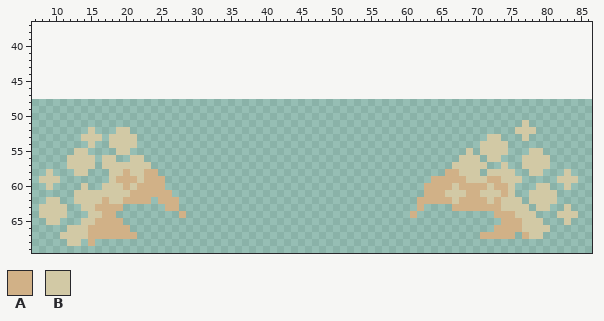
Sprite sheet -- Assets/enemies/Olmec/enemies_olmechead_attack_1_effect3.png. Above, as it was before the edit.
The file is 92x22 pixels. Shown: x 7..86, y 37..69. The old version is drawn lined up with the new one, on the new canvas.
Palette (. is transparent): A #d1b187  B #d2c9a5
Pixels before (only the part around the change), first column x 18:
37 .................................................
38 .................................................
39 .................................................
40 .................................................
41 .................................................
42 .................................................
43 .................................................
44 .................................................
45 .................................................
46 .................................................
47 .................................................
48 .................................................
49 .................................................
50 .................................................
51 .................................................
52 .BB..............................................
53 BBBB.............................................
54 BBBB.............................................
55 .BB..............................................
56 B..BB............................................
57 BBBBBB...........................................
58 BBABBAA.........................................A
59 BAAABAAA......................................AAA
60 BBABAAAA.....................................AAAA
61 BBBAAAAAA....................................AAAB
62 BBAAAA.AAA..................................AAAAA
63 AA......AA..................................A....
64 A.........A................................A.....
65 AA...............................................
66 AAA..............................................
67 AAAA.............................................
68 .................................................
69 .................................................
After:
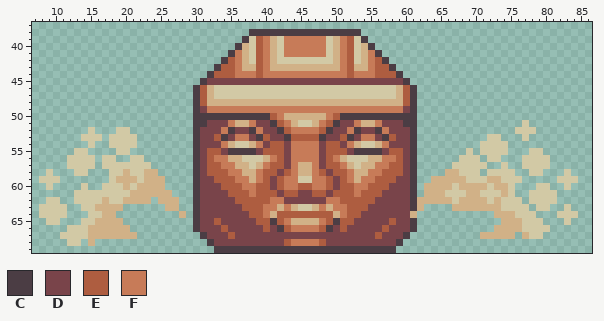
Colours new in this view: C #4b3d44  D #79444a  E #ae5d40  F #c77b58
Diff:
canvas 92x22 -> 93x70, the old top-left corner now at 0,48
Changed rows in their new state; - is an unchanged pixel.
first column x 30:
38 --------CCCCCCCCCCCCCCCC--------
39 -------CBEFABFFFFFFBAFEBC-------
40 ------CABEFABFFFFFFBAFEBAC------
41 -----CFABEFABFFFFFFBAFEBAFC-----
42 ----CEFABEFABBBBBBBBAFEBAFEC----
43 ---CEEFAAEFAAAAAAAAAAFEAAFEEC---
44 --CEEEFFFEFFFFFFFFFFFFEFFFEEEC--
45 -CDDDDDDDDDDDDDDDDDDDDDDDDDDDDC-
46 CEABBBBBBBBBBBBBBBBBBBBBBBBBBAEC
47 CEABBBBBBBBBBBBBBBBBBBBBBBBBBAEC
48 CEAAAAAAAAAAAAAAAAAAAAAAAAAAAAEC
49 CDFFFFFFFFFFFFFFFFFFFFFFFFFFFFDC
50 CCCCCCCCCCCEFAAAAAAFECCCCCCCCCCC
51 CCDDDFAAFDDCEFABBAFECDDFAAFDDDCC
52 CDDDFCDDCFDDCEFFFFECDDFCDDCFDDDC
53 CDDECDFFDCEDDCEEEECDDECDFFDCEDDC
54 CDDDFABBAFDEEDFFFFDEEDFABBAFDDDC
55 CDEEDCCCCDEEEDFFFFDEEEDCCCCDEEDC
56 CDEFFAABBBAFEDFFFFDEFABBBAAFFEDC
57 CDEEFFAABAFEEDFAAFDEEFABAAFFEEDC
58 CDEEEFFAAFEEDEFAAFEDEEFAAFFEEEDC
59 CDDEEEFFAFEDEFFBBFFEDEFAFFEEEDDC
60 CDDDEEEFFEEDEFFEEFFEDEEFFEEEDDDC
61 CDDDDEEEFEEEDEEDDEEDEEEFEEEDDDDC
62 CDDDDDEEEEEFFDDDDDDFFEEEEEDDDDDC
63 CDDDDDDEEEFFAFABBAFAFFEEEDDDDDDC
64 CDDDDDDDEEFAEEEEEEEEAFEEDDDDDDD-
65 CDDEDDDDDEECEFAAAAFECEEDDDDDEDDC
66 CDDDEDDDDDEDCEFFFFECDEDDDDDEDDDC
67 -CDDDEDDDDDDDDDDDDDDDDDDDDEDDDC-
68 --CDDDDDDDDDDEFFFFEDDDDDDDDDDC--
69 ---CCCCCCCCCCCCCCCCCCCCCCCCCC---
Where, in picture pixels (left, top, right, bottom), the same in both pictures:
added: (193, 29, 417, 253)
